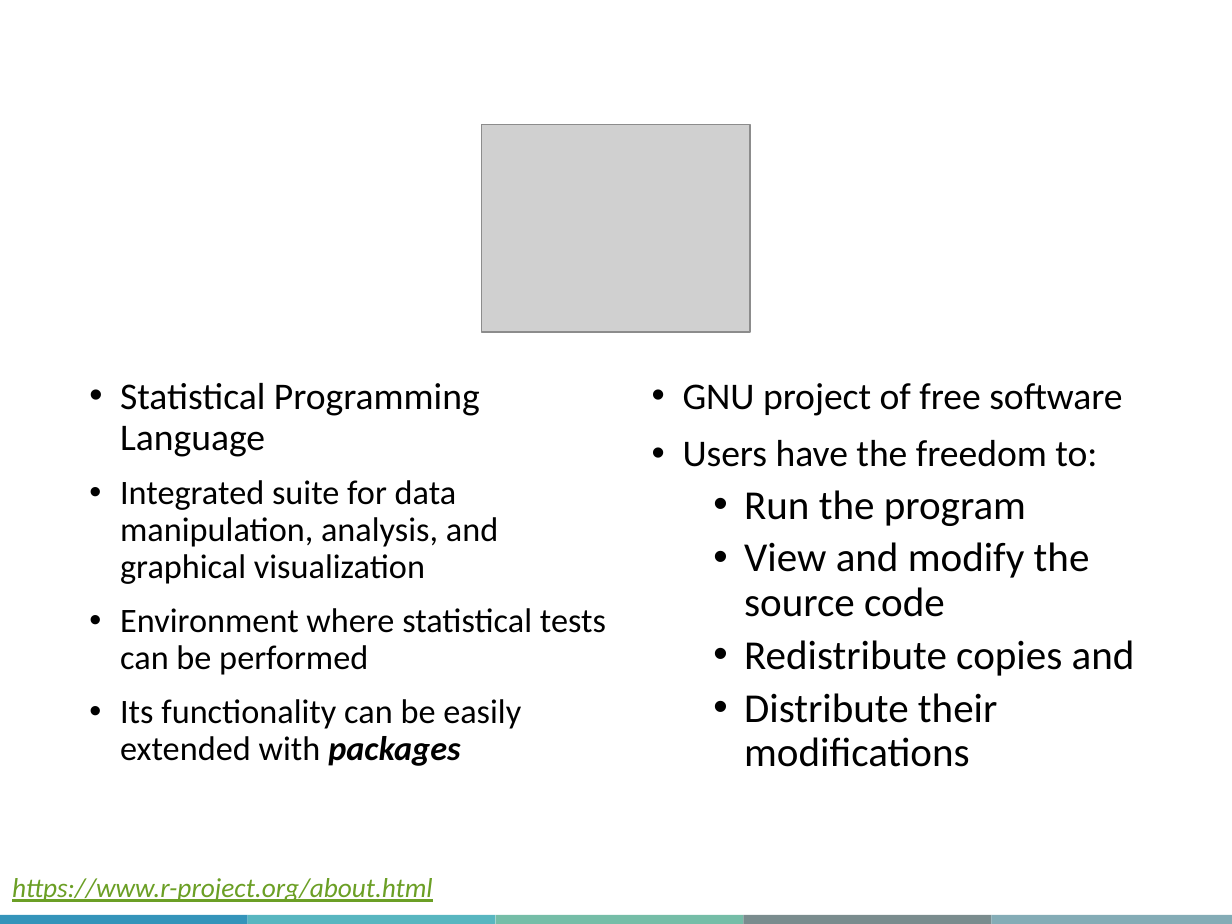
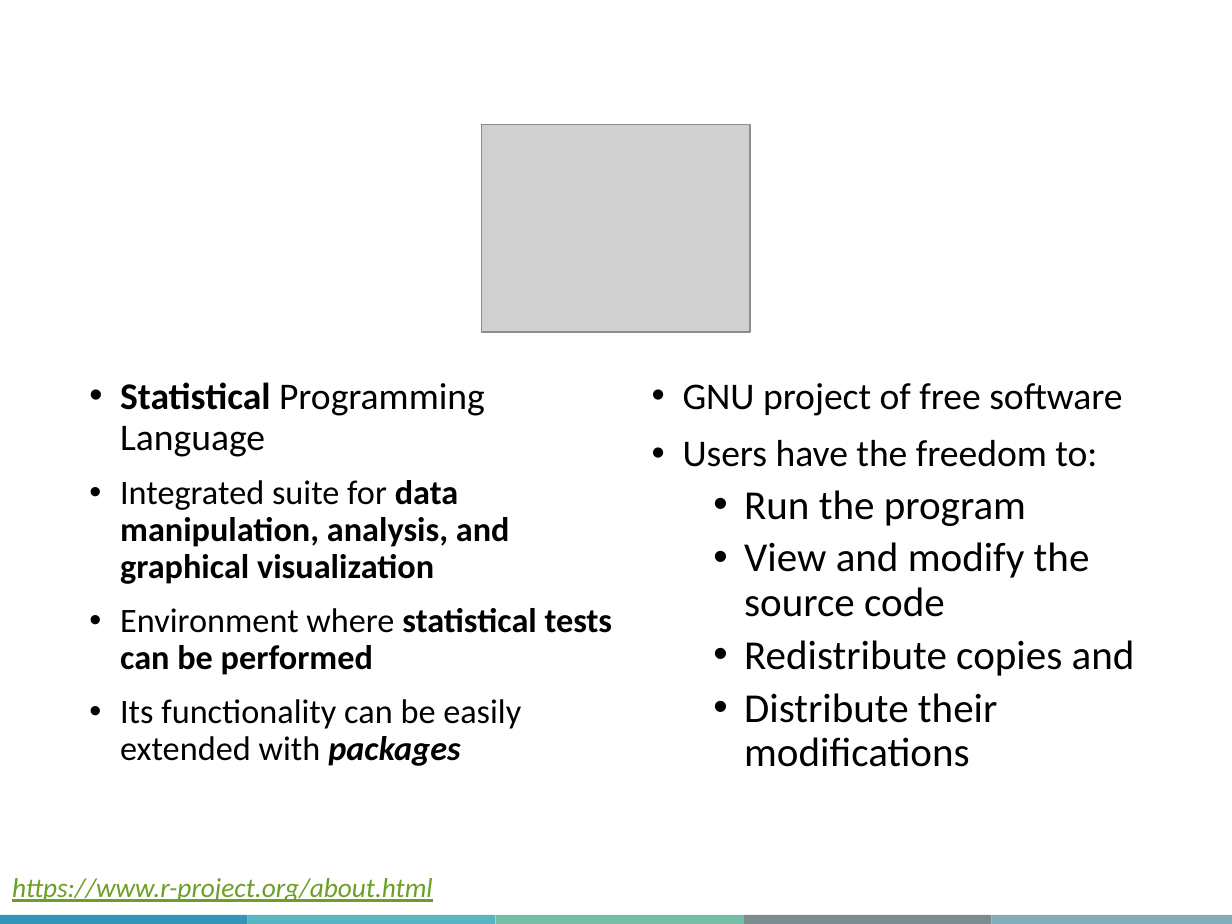
Before and after one commit to MJousse/IntroRacademic, a slide deck: slide 10 of MiCM_IntroToR.pptx (slide 9 before the commit). Drawn at 1232x924 pixels with LibreOffice and Linux fonts; fonts in the diff are those of the drawing; grey boxes stand for pictures; background and template pictures are left out. Boxes give left, top, right and bottom in pixels: in the first picture for what was removed or moved away, otherwise in the second. Text is boxed around its words. In the diff, an @@ line names an element or a change of style, - is before the commit and + after.

```diff
--- a/MiCM_IntroToR.pptx
+++ b/MiCM_IntroToR.pptx
@@ text at [120, 382, 613, 675]: bold on in "Statistical", "data manipulation, analysis, and graphical visualization", "statistical tests can be performed" @@
```
Also in this commit, not shown: 6 other slides changed, 3 slides added, 2 other files.
